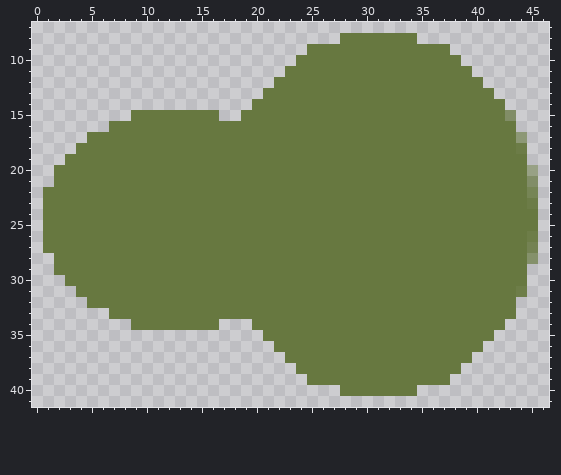
Pixel-art sprite, stored at GFX/enemy1/enemy2.png. The first picture shows the starting point.
The file is 50x50 pixels. Colours within 5 levels of each other are drawn and written as one. Shown: x 0..46, y 7..41.
Once edited:
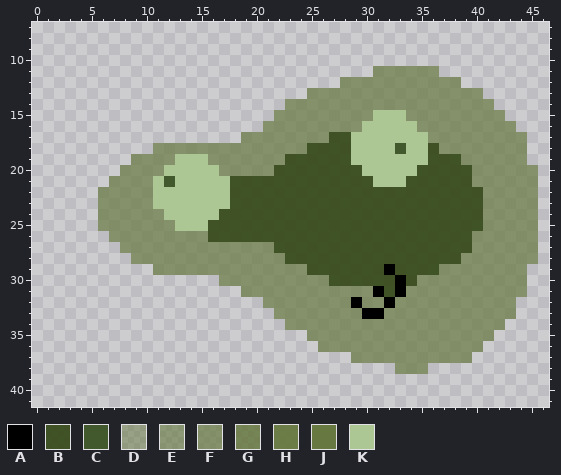
Palette (. is transparent): A #000000  B #3a4d1ef4  C #42582d  D #67784085  E #677840a0  F #677840b3  G #677840d9  H #677840f1  J #677840  K #acc694
Change:
Changed rows in their new state; - is an unchanged pixel.
first column x 1:
 8 ---------------------------.......-----------
 9 ------------------------.............--------
10 -----------------------...............-------
11 ----------------------........FFFFFF...------
12 ---------------------......FFFFFFFFFFF..-----
13 --------------------....FFFFFFFFFFFFFFFF.----
14 -------------------...FFFFFFFFFFFFFFFFFFF.---
15 --------........--...FFFFFFFFFKKKFFFFFFFFF.--
16 ------..............FFFFFFFFFKKKKKFFFFFFFFF--
17 ----..............FFFFFFFFBBKKKKKKKFFFFFFFFF-
18 ---.......FFFFFFFFFFFFFFBBBBKKKKCKKBFFFFFFFF-
19 --......FFFFKKKFFFFFFFBBBBBBKKKKKKKBBBFFFFFF-
20 -......FFFFKKKKKFFFFFBBBBBBBBKKKKKBBBBBFFFFFF
21 -.....FFFFKCKKKKKBBBBBBBBBBBBBKKKBBBBBBFFFFF-
22 .....FFFFFKKKKKKKBBBBBBBBBBBBBBBBBBBBBBBFFFFF
23 .....FFFFFKKKKKKKBBBBBBBBBBBBBBBBBBBBBBBFFFFF
24 .....FFFFFFKKKKKBBBBBBBBBBBBBBBBBBBBBBBBFFFFF
25 .....FFFFFFFKKKBBBBBBBBBBBBBBBBBBBBBBBBBFFFFF
26 ......FFFFFFFFFBBBBBBBBBBBBBBBBBBBBBBBBFFFFFF
27 .......FFFFFFFFFFFFFFBBBBBBBBBBBBBBBBBBFFFFFF
28 -.......FFFFFFFFFFFFFFBBBBBBBBBBBBBBBBFFFFFF-
29 -.........FFFFFFFFFFFFFFBBBBBBBABBBBFFFFFFFF-
30 --..............FFFFFFFFFFBBBBBBABFFFFFFFFFF-
31 ---...............FFFFFFFFFFFFABAFFFFFFFFFFF-
32 ----................FFFFFFFFAFFAFFFFFFFFFFF--
33 ------...............FFFFFFFFAAFFFFFFFFFFFF--
34 --------........---...FFFFFFFFFFFFFFFFFFFF---
35 --------------------....FFFFFFFFFFFFFFFFF----
36 ---------------------....FFFFFFFFFFFFFFF-----
37 ----------------------......FFFFFFFFFFF------
38 -----------------------.........FFF...-------
39 ------------------------.............--------
40 ---------------------------.......-----------
Where, in picture pixels (left, top, right, bottom), the same in both pictures:
changed: (43, 33, 538, 396)
